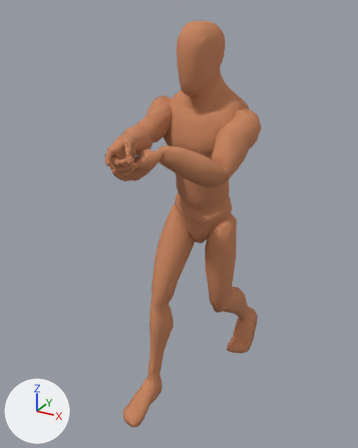
The Blender file rigs/human/combat/ranged/animation-human-pistol-walk.blend: old version first, new version second.
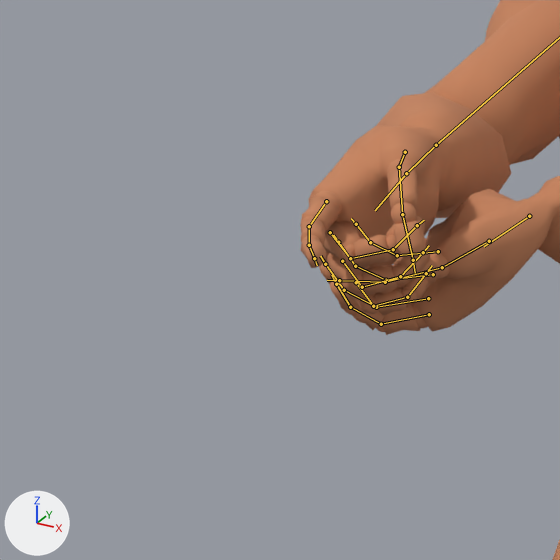
Old and new are each drawn whole from a camera (50 mm lens) standing at (0.937, -1.93, 1.788) and looking at (-0.047, -0.142, 0.894) and again close up on the part from 10% to 46% of the width and 24% to 52% of the height. The lights are fixed; the arrows at lower left show +X, +Y and +Z. The first two pictures are the older version. Both versions are drawn at frame 20 of the action 'Pistol Walk'; the numbers are the values there. The bones that change, and the others that lie on the model, are drawn over the model as lines in the close-ups.

The first close-up shows 'Mannequin'.
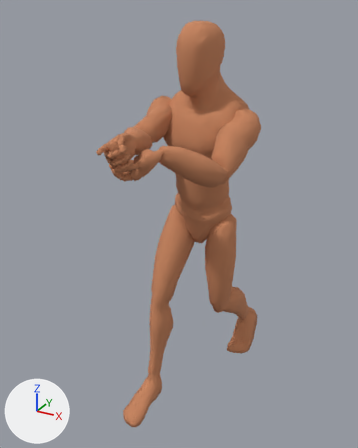
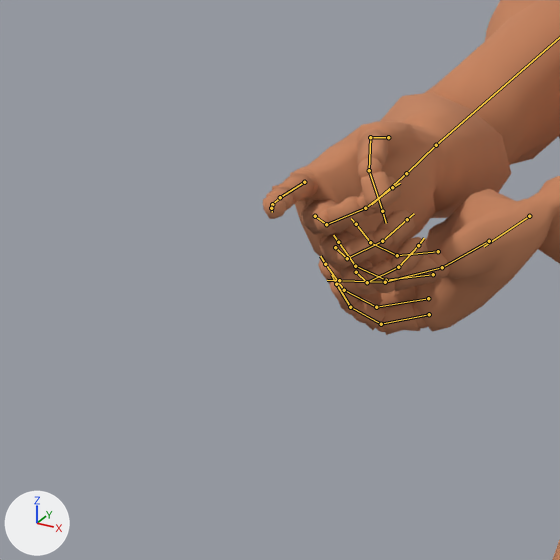
The change, as a list of edits to the scene's bpy script:
```text
Change bone_ctrl_arm_r:
    where bone_ctrl_arm_r = bpy.data.objects['Armature'].pose.bones['CTRL_Arm_R']  # child of 'DRV_root'
    bone_ctrl_arm_r.rotation_quaternion: (0.596, 0.398, -0.587, 0.377) -> (0.567, 0.364, -0.699, 0.585)  # degrees (100, -88, -33) -> degrees (96, -108, -22)
```

Location of each change, [x1, y1, x2, y2] in pixels of the close-ups (560 x 560 px):
'Mannequin', posed: before [300, 0, 560, 560]; after [263, 0, 560, 560]
